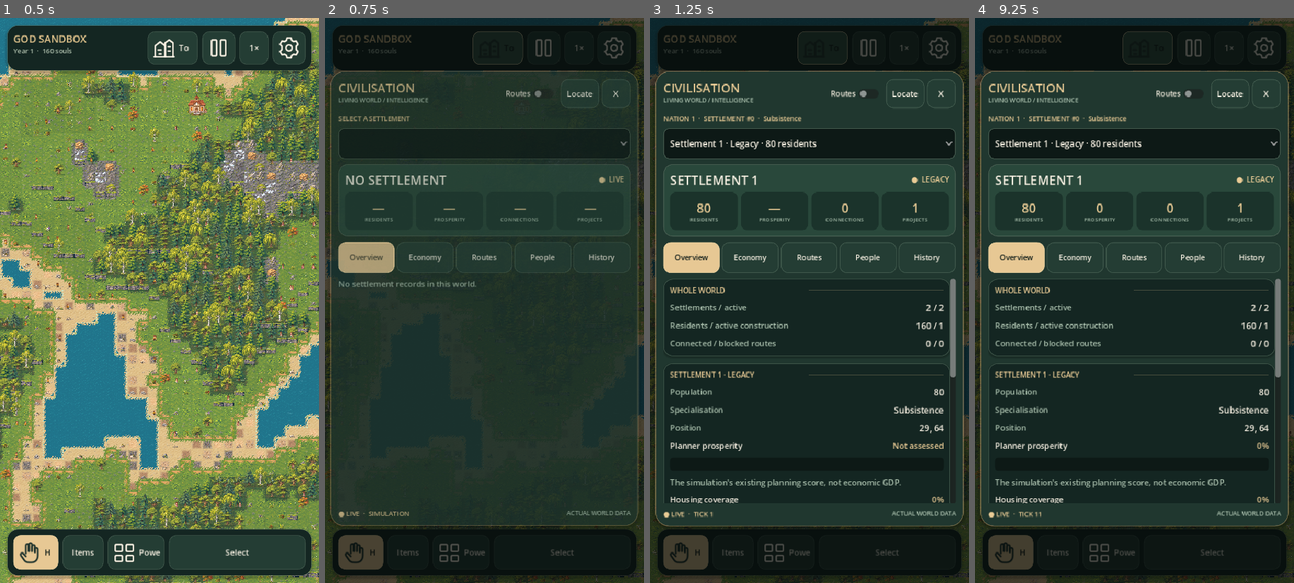
Above: before the commit, frames 1-4 (left to right).
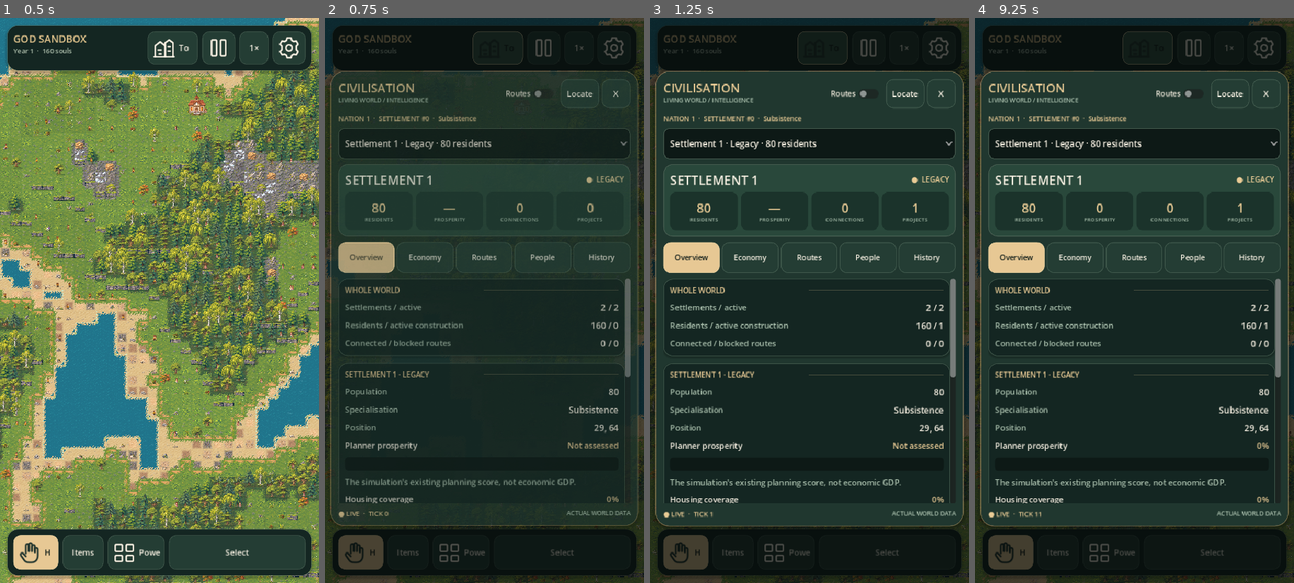
Above: after the commit, the same moments.

Repository: sebbbbrrrr/God-sandbox
Game: Godot game, scene res://scenes/world.tscn
Same seed, same stepped clock (60 frames per second), same inputs: the game is played once before the commit and once after it.
Inputs (mouse positions are in pixels of both pictures, inside the frame that each line leads up to):
- Up to frame 1 (0.5 s): no input
- Up to frame 2 (0.75 s): click "Towns" at 0.5 s
- Up to frame 3 (1.25 s): no input
- Up to frame 4 (9.25 s): click (1195, 46) at 1.27 s; click "1×" at 2 s; click "2×" at 2.75 s; click "4×" at 3.5 s; click (1265, 46) at 4.27 s; click "Hand" at 5 s; click "Items" at 5.75 s; click "Powers" at 6.5 s; click "Select" at 7.25 s; click (1230, 238) at 8.02 s; click "Towns" at 8.75 s

Frame 1 is identical in both runs. In frame 2, 4.4% of the frame differs, in the area x 4-96%, y 17-89%; in frame 3, less than 0.1%; in frame 4, less than 0.1%.

Commit message:
fix(ui): initialize capital records and residents before first-frame town inspection

Diff:
--- a/scripts/unified_game.gd
+++ b/scripts/unified_game.gd
@@ -36,6 +36,11 @@
     world = load_world()
     if world == null:
         world = Simulation.new(int(Time.get_unix_time_from_system()) % 2147483647)
+    # A fresh world can be inspected before its first authoritative tick.
+    # Initialise the existing legacy-capital registry and membership once,
+    # rather than showing a false "No settlements" empty UI at 1x/paused.
+    world.settlements.ensure_legacy(world)
+    world.settlements.rebuild_membership(world)
     font = ThemeDB.fallback_font
     camera_center = Vector2(world.WIDTH / 2.0, world.HEIGHT / 2.0)
     selected_power = -1
